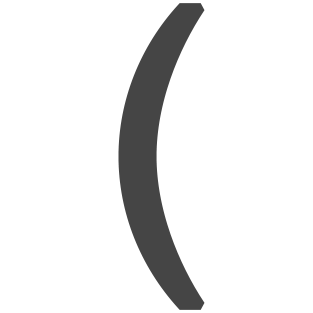
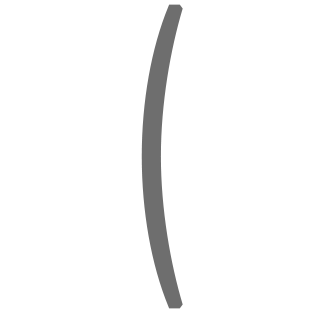
Comparing the layer stacks of the two 313 × 313 images. Changes:
showed group "DOTS" (8 layers) over [left=138, top=247, right=205, bottom=310]
painted on "(" over [left=118, top=3, right=205, bottom=310]
